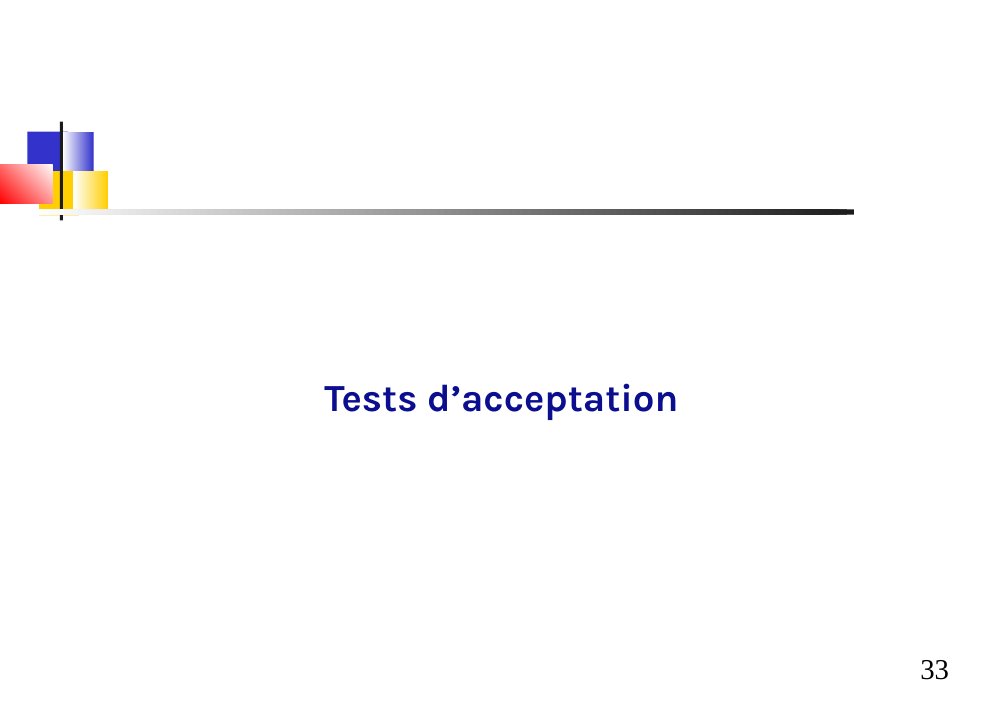
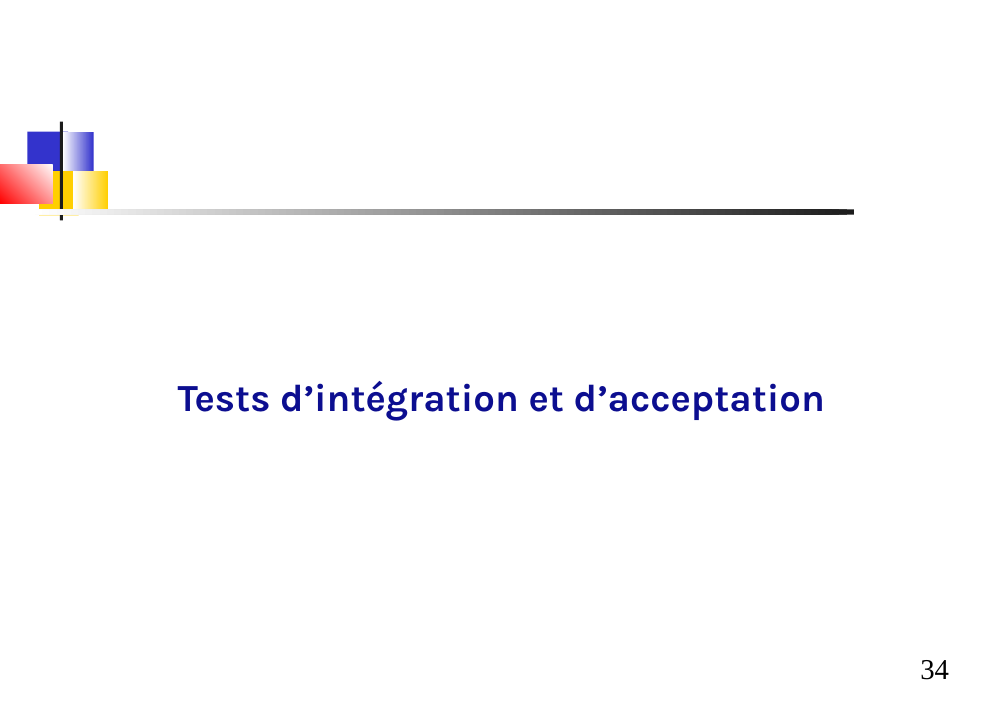
Before and after one commit to dthibau/bceao-cursus, a slide deck: slide 34 of 1_etatdeslieux/EtatDesLieux.odp (slide 33 before the commit). Drawn at 1008x713 pixels with LibreOffice and Linux fonts; fonts in the diff are those of the drawing. Boxes give left, top, right and bottom in pixels: in the first picture for what was removed or moved away, otherwise in the second. Text is boxed around its words. In the diff, an @@ line names an element or a change of style, - is before the commit and + after.

```diff
--- a/1_etatdeslieux/EtatDesLieux.odp
+++ b/1_etatdeslieux/EtatDesLieux.odp
@@ subtitle at [178, 381, 825, 421]: text changed @@
-Tests d’acceptation
+Tests d’intégration et d’acceptation
@@ page number at [920, 660, 949, 680]: text changed @@
-33
+34
```
Also in this commit, not shown: 15 other slides changed, 2 slides added, 1 slide removed, 30 other files.
